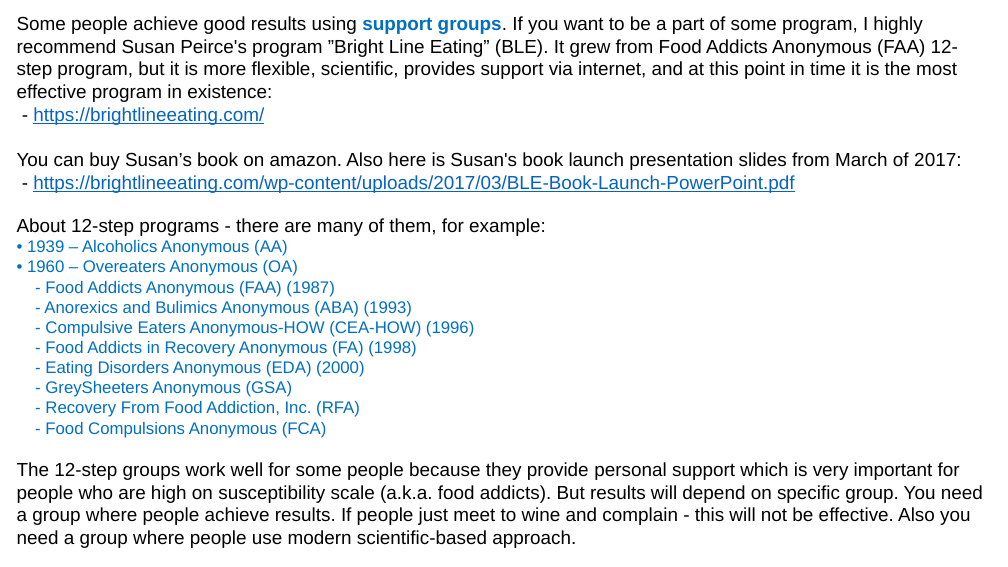
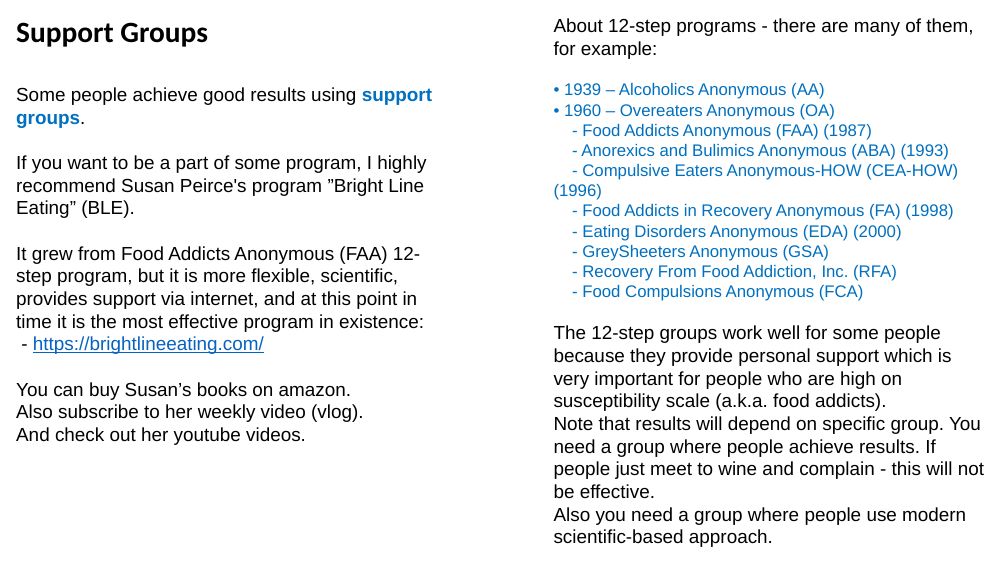
Before and after one commit to lselector/misc, a slide deck: slide 16 of _Life_Lose_Weight.pptx (slide 12 before the commit). Drawn at 1008x567 pixels with LibreOffice and Linux fonts; fonts in the diff are those of the drawing. Boxes give left, top, right and bottom in pixels: in the first picture for what was removed or moved away, otherwise in the second. Text is boxed around its words. In the diff, an @@ line names an element or a change of style, - is before the commit and + after.

```diff
--- a/_Life_Lose_Weight.pptx
+++ b/_Life_Lose_Weight.pptx
@@ text added at box(16, 22, 208, 47), 28 pt, text #000000, bold @@
+Support Groups
@@ text added at box(554, 18, 984, 547), 18 pt, text #000000 @@
+About 12-step programs - there are many of them, for example:
+• 1939 – Alcoholics Anonymous (AA)
+• 1960 – Overeaters Anonymous (OA)
+- Food Addicts Anonymous (FAA) (1987)
+- Anorexics and Bulimics Anonymous (ABA) (1993)
+- Compulsive Eaters Anonymous-HOW (CEA-HOW) (1996)
+- Food Addicts in Recovery Anonymous (FA) (1998)
+- Eating Disorders Anonymous (EDA) (2000)
+- GreySheeters Anonymous (GSA)
+- Recovery From Food Addiction, Inc. (RFA)
+- Food Compulsions Anonymous (FCA)
+The 12-step groups work well for some people because they provide personal support which is very important for people who are high on susceptibility scale (a.k.a. food addicts).
+Note that results will depend on specific group. You need a group where people achieve results. If people just meet to wine and complain - this will not be effective.
+Also you need a group where people use modern scientific-based approach.
@@ text at box(16, 87, 432, 445): text changed @@
-Some people achieve good results using support groups. If you want to be a part of some program, I highly recommend Susan Peirce's program ”Bright Line Eating” (BLE). It grew from Food Addicts Anonymous (FAA) 12-step program, but it is more flexible, scientific, provides support via internet, and at this point in time it is the most effective program in existence:
-- https://brightlineeating.com/
-You can buy Susan’s book on amazon. Also here is Susan's book launch presentation slides from March of 2017:
-- https://brightlineeating.com/wp-content/uploads/2017/03/BLE-Book-Launch-PowerPoint.pdf
-About 12-step programs - there are many of them, for example:
-• 1939 – Alcoholics Anonymous (AA)
-• 1960 – Overeaters Anonymous (OA)
-- Food Addicts Anonymous (FAA) (1987)
-- Anorexics and Bulimics Anonymous (ABA) (1993)
-- Compulsive Eaters Anonymous-HOW (CEA-HOW) (1996)
-- Food Addicts in Recovery Anonymous (FA) (1998)
-- Eating Disorders Anonymous (EDA) (2000)
-- GreySheeters Anonymous (GSA)
-- Recovery From Food Addiction, Inc. (RFA)
-- Food Compulsions Anonymous (FCA)
-The 12-step groups work well for some people because they provide personal support which is very important for people who are high on susceptibility scale (a.k.a. food addicts). But results will depend on specific group. You need a group where people achieve results. If people just meet to wine and complain - this will not be effective. Also you need a group where people use modern scientific-based approach.
+Some people achieve good results using support groups.
+If you want to be a part of some program, I highly recommend Susan Peirce's program ”Bright Line Eating” (BLE).
+It grew from Food Addicts Anonymous (FAA) 12-step program, but it is more flexible, scientific, provides support via internet, and at this point in time it is the most effective program in existence:
+- https://brightlineeating.com/
+You can buy Susan’s books on amazon.
+Also subscribe to her weekly video (vlog).
+And check out her youtube videos.
```
Also in this commit, not shown: 11 other slides changed, 5 slides added, 1 slide removed.
